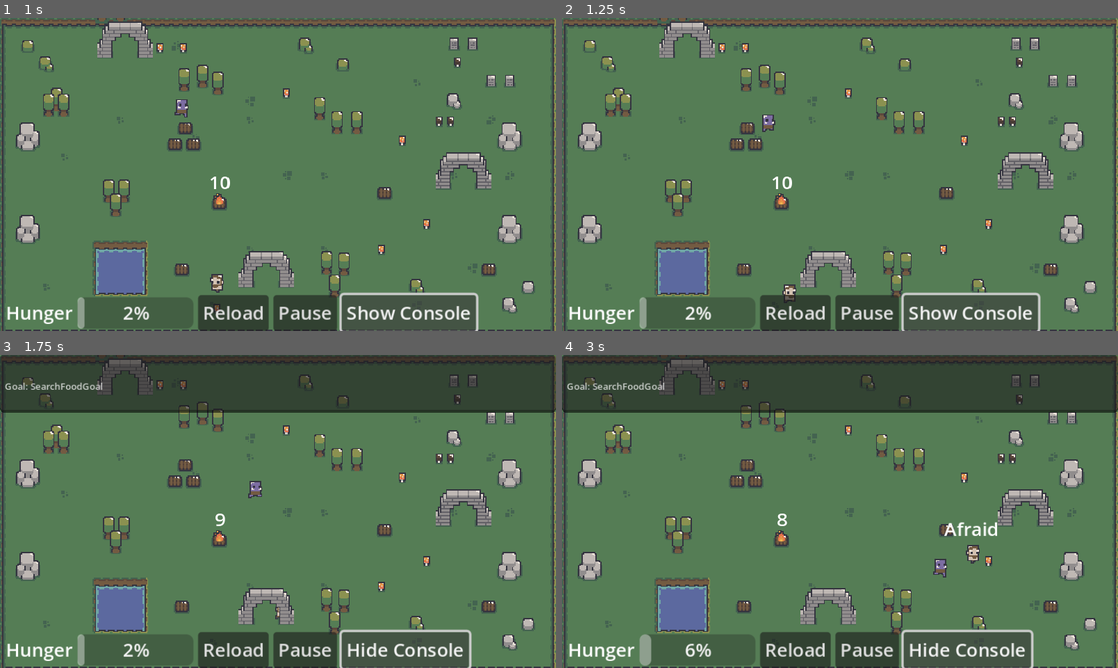
Above: before the commit, frames 1-4 (two rows, left to right).
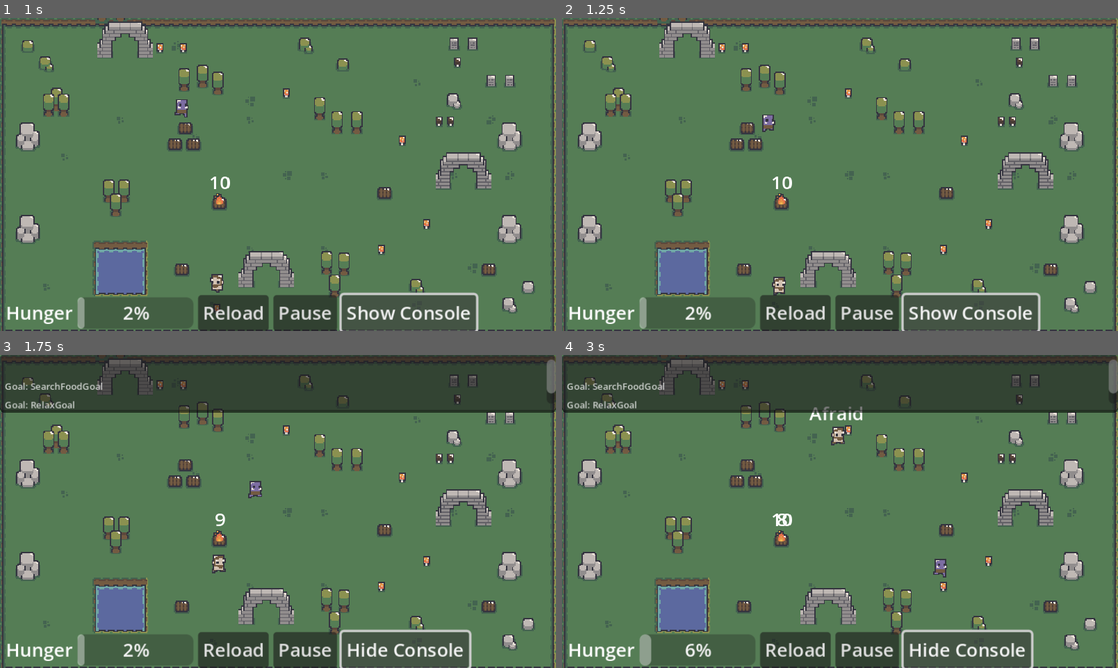
Above: after the commit, the same moments.

Repository: scagliolaluca/Godot2DGoalOrientedActionPlanning
Game: Godot game, scene res://scenes/main.tscn
Same seed, same stepped clock (60 frames per second), same inputs: the game is played once before the commit and once after it.
Inputs:
- Up to frame 1 (1 s): click "Show Console" at 0.5 s
- Up to frame 2 (1.25 s): no input
- Up to frame 3 (1.75 s): click "Show Console" at 1.25 s
- Up to frame 4 (3 s): click "Hide Console" at 2 s; click "Show Console" at 2.75 s

Frame 1 is identical in both runs. In frame 2, 0.2% of the frame differs, in the area x 37-43%, y 82-92%; in frame 3, 0.5%; in frame 4, 1.1%, in the area x 0-100%, y 1-76%.

Commit message:
Added Eat and mushroom actions/goals with bool

Diff:
--- a/goap/actions/collect_mushroom.gd
+++ b/goap/actions/collect_mushroom.gd
@@ -20,9 +20,14 @@
 	return {}
 
 func get_effects() -> Dictionary:
-	var food_state = WorldState.get_state("has_food")
-	food_state = food_state + 1
-	return {"has_food": food_state}
+
+	#use this for food_state = int
+	#var food_state = WorldState.get_state("has_food")
+	#food_state = food_state + 1
+	#return {"has_food": food_state}
+
+	#use this for food_state = bool
+	return {"has_food": true}
 
 func perform(_actor, delta):
 
@@ -40,12 +45,17 @@
 		#delete mushroom from scenen after NPC consumed
 		nearest_mushroom.queue_free()
 
+		#use this for food_state = int
 		#update has_food WorldState when NPC is arrived
-		var food_state = WorldState.get_state("has_food")
-		if food_state:
-			food_state = food_state + 1
-			WorldState.set_state("has_food", food_state)
-		else:
-			WorldState.set_state("has_food", 1)
+		#var food_state = WorldState.get_state("has_food")
+		#if food_state:
+		#	food_state = food_state + 1
+		#	WorldState.set_state("has_food", food_state)
+		#else:
+		#	WorldState.set_state("has_food", 1)
 
+		#return true
+
+		#use this for food_state = bool
+		WorldState.set_state("has_food", 1)
 		return true
--- a/goap/actions/eat.gd
+++ b/goap/actions/eat.gd
@@ -24,14 +24,24 @@
 
 #Check preconditions for eating-action
 func get_preconditions() -> Dictionary:
-	var food_state = WorldState.get_state("has_food")
-	if food_state == null:
-		WorldState.set_state("has_food", 0)
-	return {"has_food": WorldState.get_state("has_food")}
+
+	#use this for has_food = int
+	#var food_state = WorldState.get_state("has_food")
+	#if food_state == null:
+	#	WorldState.set_state("has_food", 0)
+	#return {"has_food": WorldState.get_state("has_food")}
+
+	#use this for has_food = bool
+	return {"has_food": true}
 
 #Eating food restores hunger, and consumes food
 func get_effects() -> Dictionary:
-	return {"has_food": -1, "hunger": -30}
+
+	#use this for has_food = int
+	#return {"has_food": -1, "hunger": (WorldState.get_state("hunger") - 30)} #need to acces the mushroom nutrition
+
+	#use this for has_food = bool
+	return {"has_food": false, "hunger": (WorldState.get_state("hunger") - 30)}
 
 #return true, if food is eaten, and hunger is restored
 func perform(_actor, _delta):
@@ -46,8 +56,13 @@
 	WorldState.set_state("hunger", hunger_state)
 
 	#update has_food WorldState
-	var food_state = WorldState.get_state("has_food")
-	food_state = food_state - 1
-	WorldState.set_state("has_food", food_state)
+
+	#use this for has_food = int
+	#var food_state = WorldState.get_state("has_food")
+	#food_state = food_state - 1
+	#WorldState.set_state("has_food", food_state)
+
+	#use this for has_food = bool
+	WorldState.set_state("has_food", false)
 
 	return true
--- a/goap/goals/search_food.gd
+++ b/goap/goals/search_food.gd
@@ -11,19 +11,27 @@
 #set prioritys for searchFood, depending on how much food the NPC has already collected
 func priority() -> int:
 	var food_state = WorldState.get_state("has_food")
-	if not food_state: #same as: if food == 0 or food == none: #couldn't recover any food if needed
+
+	#use this later for has_food = int:
+	#if not food_state: #same as: if food == 0 or food == none: #couldn't recover any food if needed
+	#	return 100
+	#elif food_state == 1: #already could recover 20 food
+	#	return 60
+	#elif food_state == 2: #already could recover 60 food
+	#	return 20
+	#else: # food_state > 2
+	#	return 0
+
+	#use this for has_food = bool:
+	if food_state: #if food available
+		return 0
+	else: #if no food available
 		return 100
-	elif food_state == 1: #already could recover 20 food
-		return 60
-	elif food_state == 2: #already could recover 60 food
-		return 20
-	else: # food_state > 2
-		return 0
 
 func get_desired_state() -> Dictionary:
 	var food_state = WorldState.get_state("has_food")
 	if food_state == null:
 		food_state = 0
 		WorldState.set_state("has_food", food_state)
-	food_state = food_state + 1
-	return{"has_food": food_state}
+	#food_state = food_state + 1 #for food_state = int
+	return{"has_food": 1} # for food_state = int: return{"has_food": food_state}
